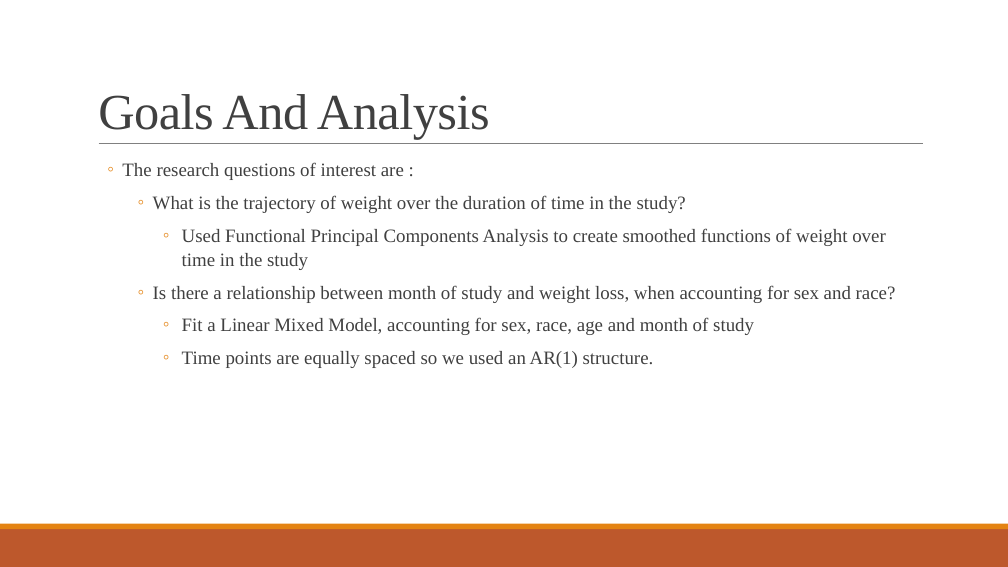
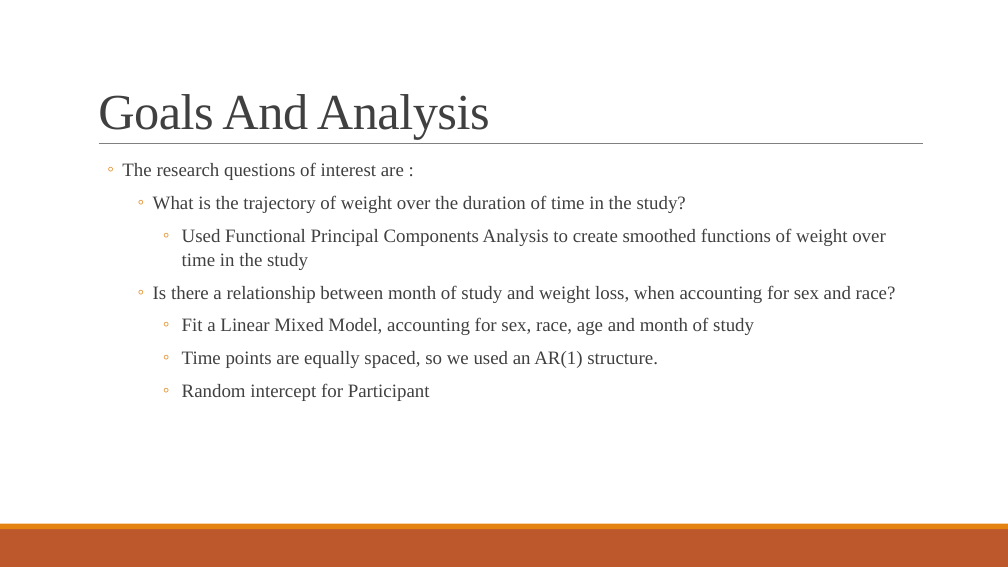
Before and after one commit to samantha-bothwell/BIOS6643_FinalProject, a slide deck: slide 3 of Reports/P3_Presentation.pptx. Drawn at 1008x567 pixels with LibreOffice and Linux fonts; fonts in the diff are those of the drawing. Boxes give left, top, right and bottom in pixels: in the first picture for what was removed or moved away, otherwise in the second. Text is boxed around its words. In the diff, an @@ line names an element or a change of style, - is before the commit and + after.

Commit message:
Update analysis based on presentation

```diff
--- a/Reports/P3_Presentation.pptx
+++ b/Reports/P3_Presentation.pptx
@@ text at bbox=[182, 351, 658, 401]: text changed @@
-          ◦ Time points are equally spaced so we used an AR(1) structure.
+          ◦ Time points are equally spaced, so we used an AR(1) structure.
+          ◦ Random intercept for Participant
```
Also in this commit, not shown: 7 other slides changed, 1 slide removed, 7 other files.
